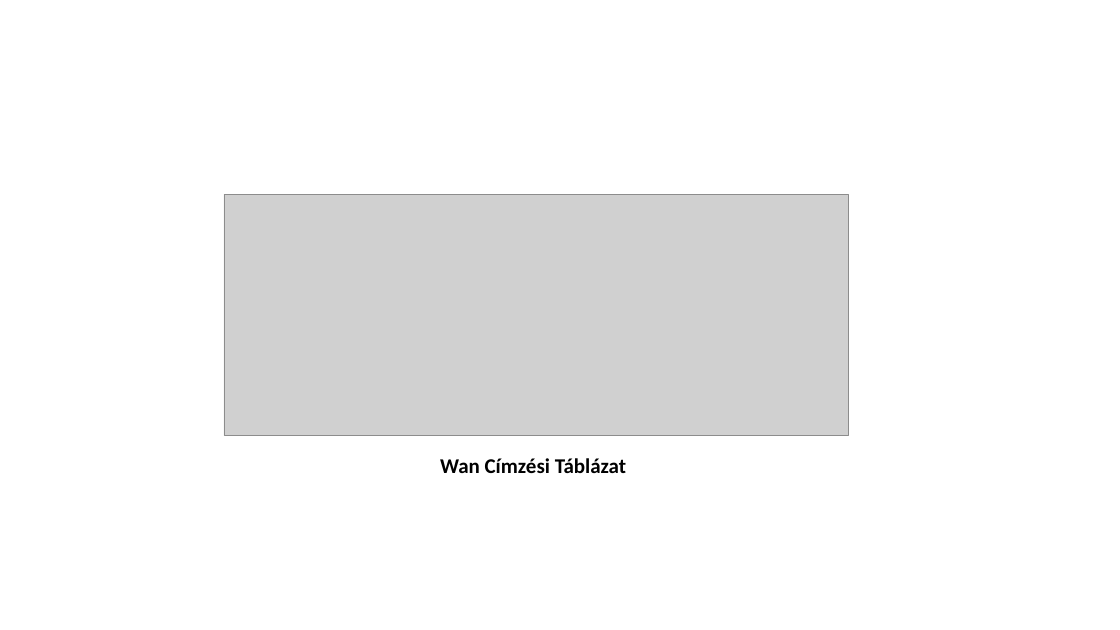
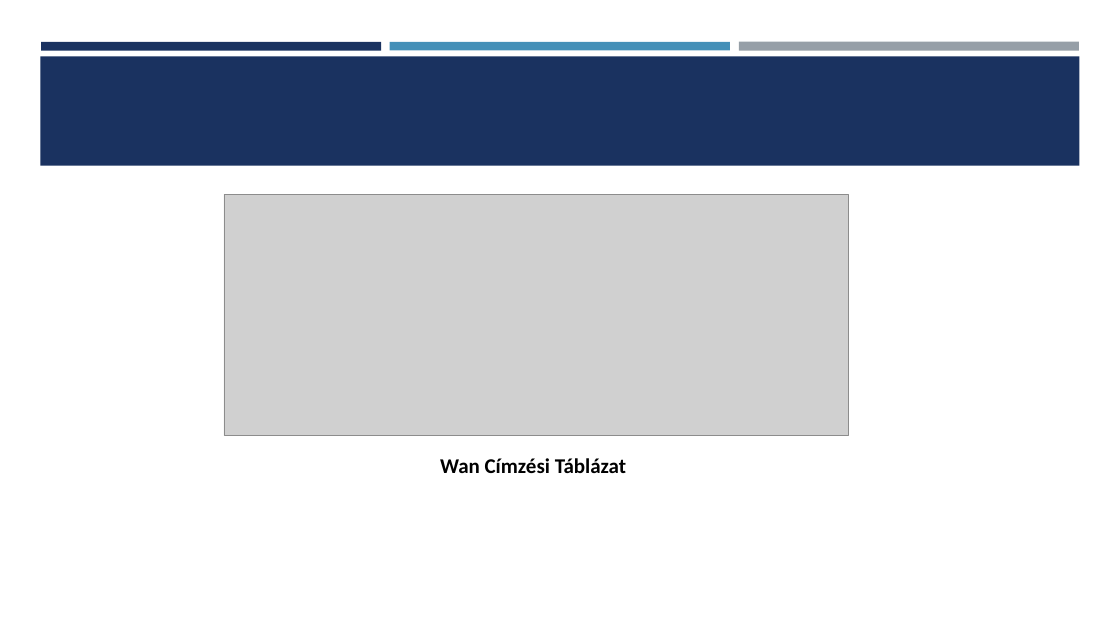
Before and after one commit to Dorina1200/vizsga, a slide deck: slide 6 of Hálózati Infrastruktúra Tervezése és Kivitelezése ppt.pptx. Drawn at 1120x630 pixels with LibreOffice and Linux fonts; fonts in the diff are those of the drawing; grey boxes stand for pictures. Boxes give left, top, right and bottom in pixels: in the first picture for what was removed or moved away, otherwise in the second. Text is boxed around its words. In the diff, an @@ line names an element or a change of style, - is before the commit and + after.

```diff
--- a/Hálózati Infrastruktúra Tervezése és Kivitelezése ppt.pptx
+++ b/Hálózati Infrastruktúra Tervezése és Kivitelezése ppt.pptx
@@ rectangle added at (x1=40, y1=56, x2=1080, y2=166), fill #1A3260 @@
@@ rectangle added at (x1=41, y1=42, x2=381, y2=50), fill #1A3260 @@
@@ rectangle added at (x1=390, y1=42, x2=730, y2=50), fill #4590B8 @@
@@ rectangle added at (x1=739, y1=42, x2=1079, y2=51), fill #969FA7 @@
```
Also in this commit, not shown: 7 other slides changed, 1 slide added, 2 slides removed.
